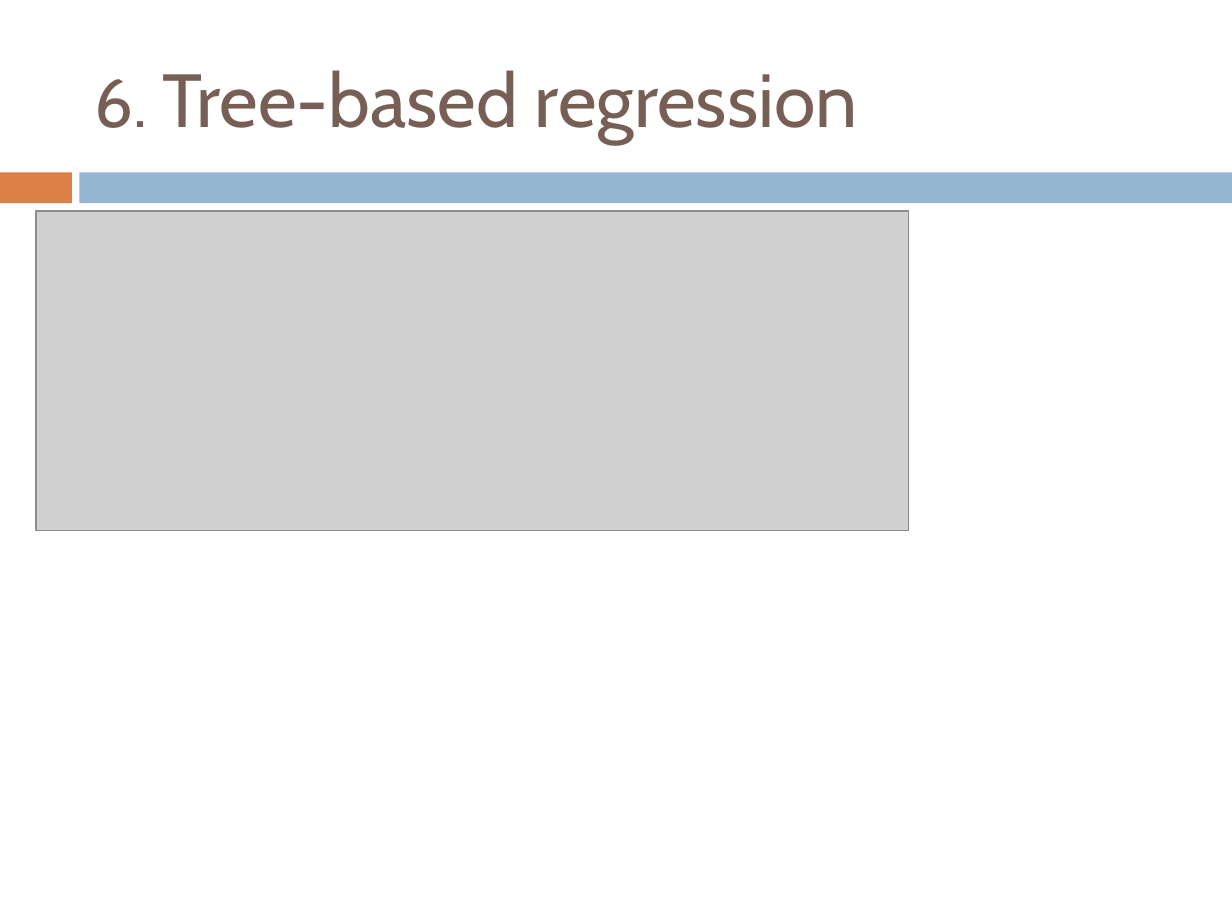
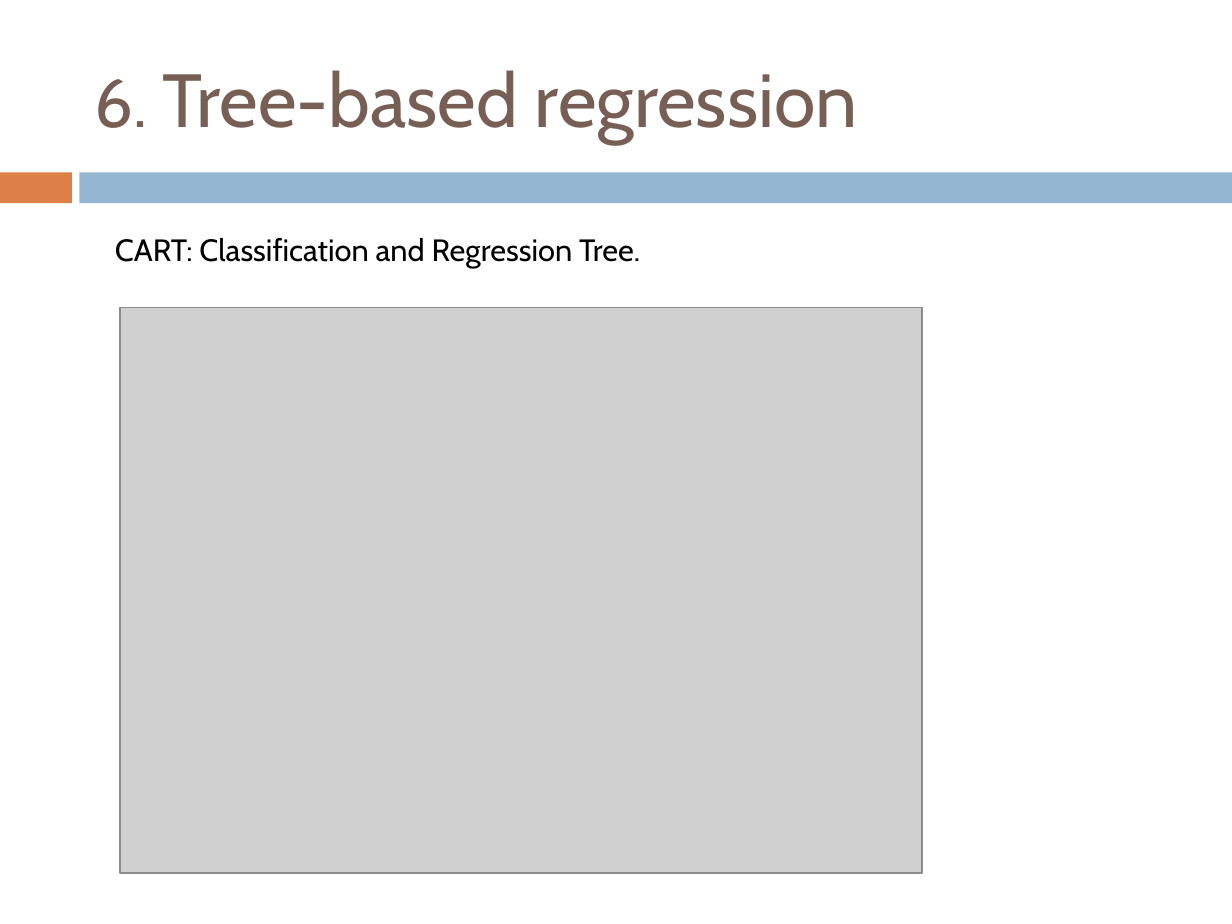
Before and after one commit to sundyCoder/CSK, a slide deck: slide 12 of ML/PPT/lecture3-Classification.pptx. Drawn at 1232x924 pixels with LibreOffice and Linux fonts; fonts in the diff are those of the drawing; grey boxes stand for pictures. Boxes give left, top, right and bottom in pixels: in the first picture for what was removed or moved away, otherwise in the second. Text is boxed around its words. In the diff, an @@ line names an element or a change of style, - is before the commit and + after.

```diff
--- a/ML/PPT/lecture3-Classification.pptx
+++ b/ML/PPT/lecture3-Classification.pptx
@@ picture removed at <box>36,211,908,530</box> @@
@@ text added at <box>115,238,640,268</box>, 18 pt, text #000000 @@
+CART: Classification and Regression Tree.
@@ picture added at <box>120,307,922,872</box> @@
```
Also in this commit, not shown: 1 other slide changed, 5 slides added, 1 other file.
